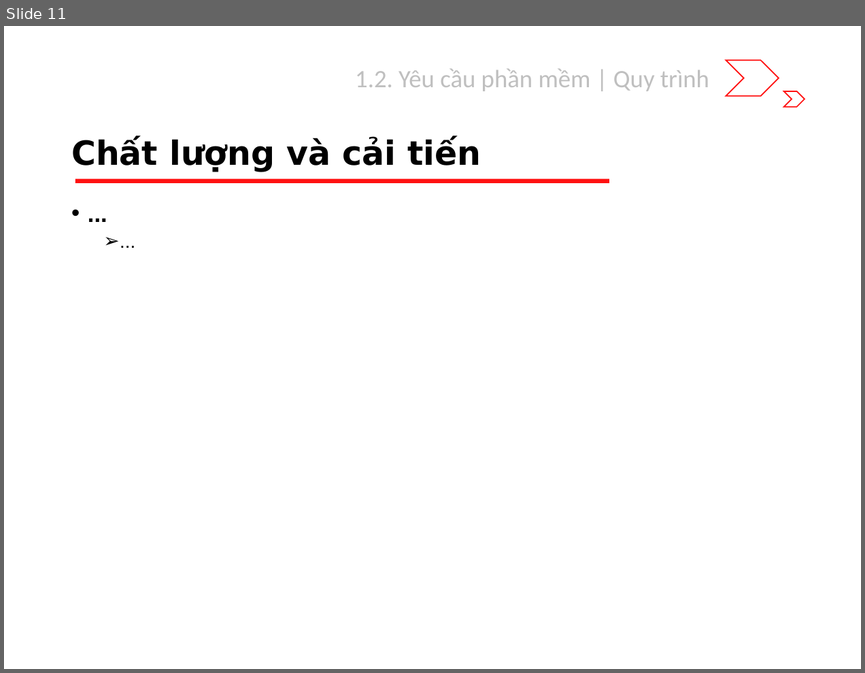
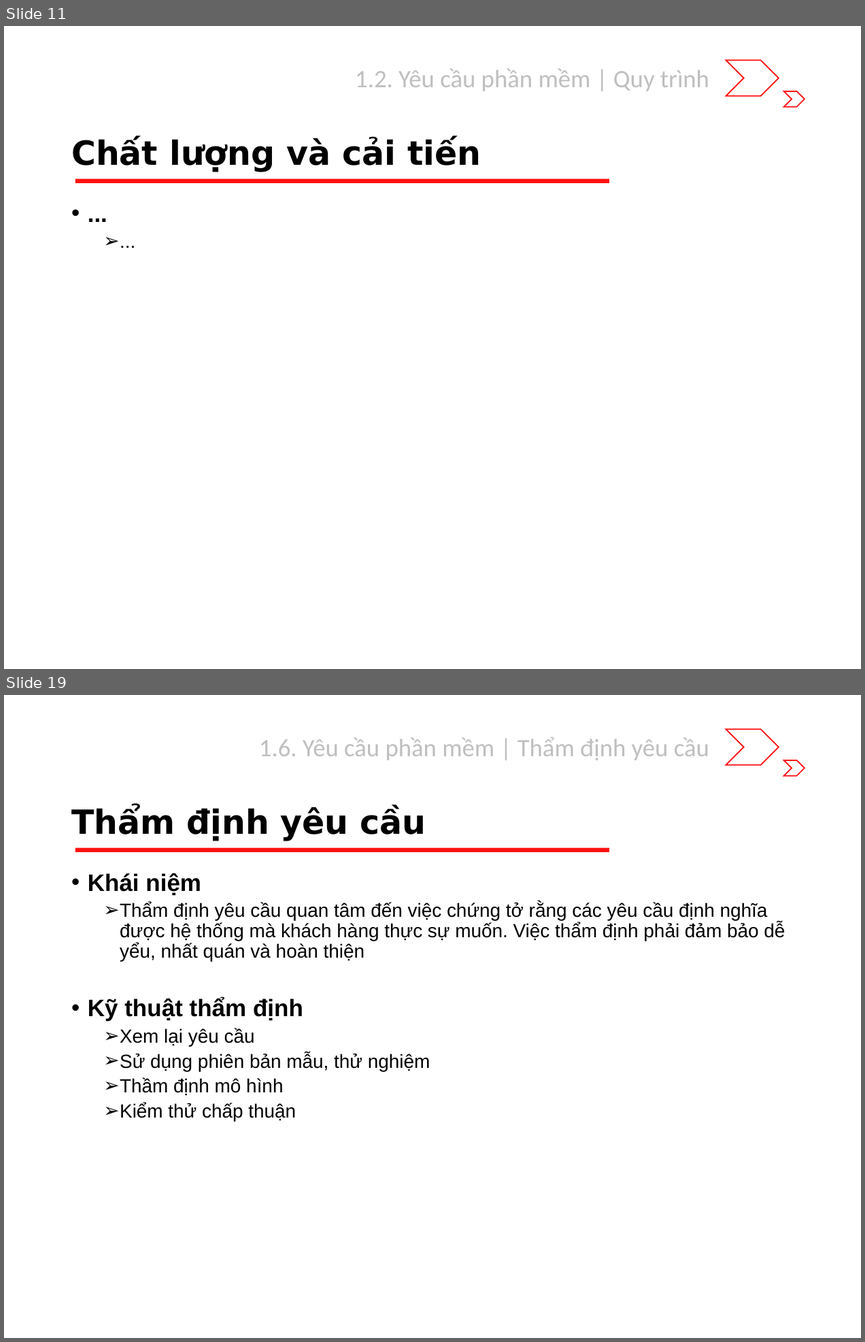
Before and after one commit to riverspart/uet-adv-sw-engineering, a slide deck: slide/release/chapter_1/slide.pptx. Shown one above the other, each under a label of ours: slide 11 before the commit, slides 11 and 19 after it; the slides between them are not shown. The pictures are 865x673 and 865x1342 pixels, drawn with LibreOffice and Linux fonts; fonts in the diff are those of the drawing. Boxes give left, top, right and bottom in pixels: in the first picture for what was removed or moved away, otherwise in the second. Text is boxed around its words. In the diff, an @@ line names an element or a change of style, - is before the commit and + after.

```diff
--- a/slide/release/chapter_1/slide.pptx
+++ b/slide/release/chapter_1/slide.pptx
@@ slide 19 added at [4,695,861,1338], background #FFFFFF; not listed: 3 template elements that a slide beside it also shows @@
@@ text added at [259,737,709,760], 21 pt, text #BFBFBF @@
+1.6. Yêu cầu phần mềm | Thẩm định yêu cầu
@@ title added at [71,807,426,841], 28 pt, text #000000, bold @@
+Thẩm định yêu cầu
@@ text added at [88,873,785,1121], 16 pt, text #000000 @@
+• Khái niệm
+  ➢ Thẩm định yêu cầu quan tâm đến việc chứng tở rằng các yêu cầu định nghĩa được hệ thống mà khách hàng thực sự muốn. Việc thẩm định phải đảm bảo dễ yểu, nhất quán và hoàn thiện
+• Kỹ thuật thẩm định
+  ➢ Xem lại yêu cầu
+  ➢ Sử dụng phiên bản mẫu, thử nghiệm
+  ➢ Thầm định mô hình
+  ➢ Kiểm thử chấp thuận
```
Also in this commit, not shown: 1 slide changed, 15 other slides added.
